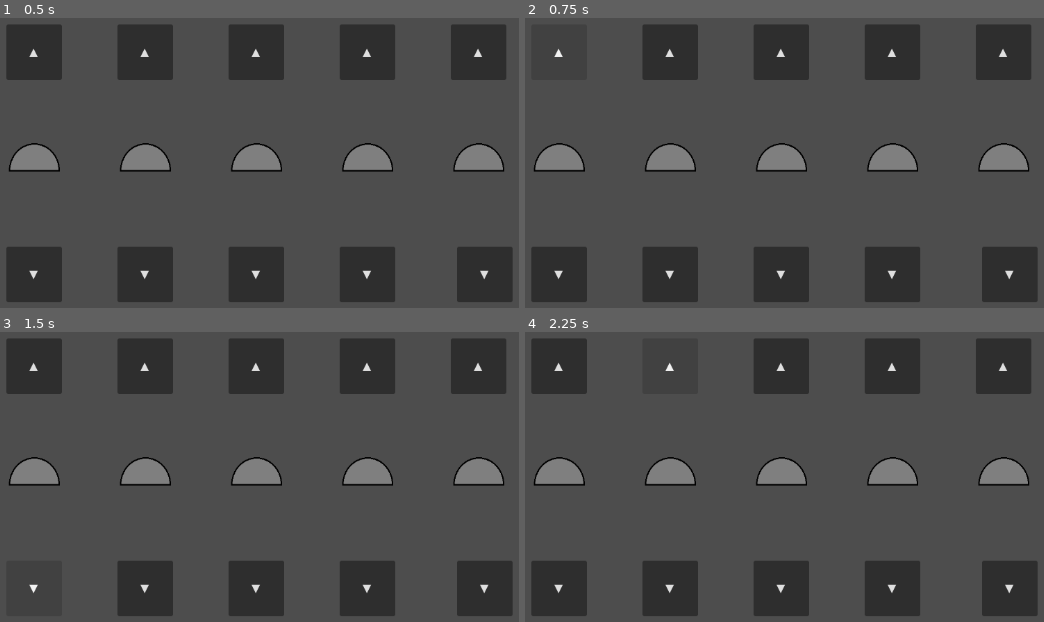
Above: before the commit, frames 1-4 (two rows, left to right).
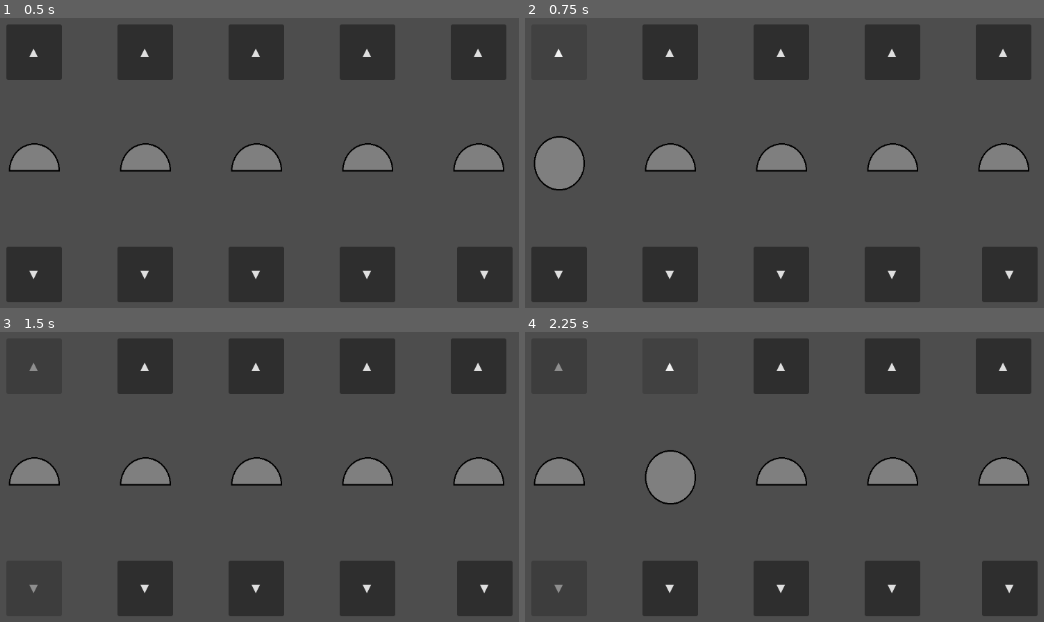
Above: after the commit, the same moments.

Repository: DepressoExpressoBoi/Godot-Wild-Jam-Signal
Game: Godot game, scene res://scenes/puzzle_scenes/puzzle_slot_game.tscn
The game is run twice, just before and just after one commit, with the same random seed, the same clock (stepped at 60 frames per second) and the same inputs. This scene is started directly instead of the project's main scene.
Inputs:
- Up to frame 1 (0.5 s): no input
- Up to frame 2 (0.75 s): click "▲" at 0.5 s
- Up to frame 3 (1.5 s): click "▼" at 1.25 s
- Up to frame 4 (2.25 s): click "▲" at 2 s

Frame 1 is identical in both runs. In frame 2, 0.8% of the frame differs, in the area x 1-12%, y 40-60%; in frame 3, less than 0.1%; in frame 4, 0.9%, in the area x 5-33%, y 10-90%.

Commit message:
connected slot game with on pushed

Diff:
--- a/scenes/puzzle_scenes/puzzle_slot_game.tscn
+++ b/scenes/puzzle_scenes/puzzle_slot_game.tscn
@@ -195,28 +195,18 @@
 offset_right = 934.0
 offset_bottom = 500.0
 
-[connection signal="button_down" from="upButton1" to="." method="_on_up_button_1_button_down"]
-[connection signal="button_up" from="upButton1" to="." method="_on_up_button_1_button_up"]
+[connection signal="pressed" from="upButton1" to="." method="_on_up_button_1_pressed"]
 [connection signal="frame_changed" from="AnimatedSprite2D" to="." method="_on_animated_sprite_2d_frame_changed"]
-[connection signal="button_down" from="downButton1" to="." method="_on_down_button_1_button_down"]
-[connection signal="button_up" from="downButton1" to="." method="_on_down_button_1_button_up"]
-[connection signal="button_down" from="upButton2" to="." method="_on_up_button_2_button_down"]
-[connection signal="button_up" from="upButton2" to="." method="_on_up_button_2_button_up"]
+[connection signal="pressed" from="downButton1" to="." method="_on_down_button_1_pressed"]
+[connection signal="pressed" from="upButton2" to="." method="_on_up_button_2_pressed"]
 [connection signal="frame_changed" from="AnimatedSprite2D2" to="." method="_on_animated_sprite_2d_2_frame_changed"]
-[connection signal="button_down" from="downButton2" to="." method="_on_down_button_2_button_down"]
-[connection signal="button_up" from="downButton2" to="." method="_on_down_button_2_button_up"]
-[connection signal="button_down" from="upButton3" to="." method="_on_up_button_3_button_down"]
-[connection signal="button_up" from="upButton3" to="." method="_on_up_button_3_button_up"]
+[connection signal="pressed" from="downButton2" to="." method="_on_down_button_2_pressed"]
+[connection signal="pressed" from="upButton3" to="." method="_on_up_button_3_pressed"]
 [connection signal="frame_changed" from="AnimatedSprite2D3" to="." method="_on_animated_sprite_2d_3_frame_changed"]
-[connection signal="button_down" from="downButton3" to="." method="_on_down_button_3_button_down"]
-[connection signal="button_up" from="downButton3" to="." method="_on_down_button_3_button_up"]
-[connection signal="button_down" from="upButton4" to="." method="_on_up_button_4_button_down"]
-[connection signal="button_up" from="upButton4" to="." method="_on_up_button_4_button_up"]
+[connection signal="pressed" from="downButton3" to="." method="_on_down_button_3_pressed"]
+[connection signal="pressed" from="upButton4" to="." method="_on_up_button_4_pressed"]
 [connection signal="frame_changed" from="AnimatedSprite2D4" to="." method="_on_animated_sprite_2d_4_frame_changed"]
-[connection signal="button_down" from="downButton4" to="." method="_on_down_button_4_button_down"]
-[connection signal="button_up" from="downButton4" to="." method="_on_down_button_4_button_up"]
-[connection signal="button_down" from="upButton5" to="." method="_on_up_button_5_button_down"]
-[connection signal="button_up" from="upButton5" to="." method="_on_up_button_5_button_up"]
+[connection signal="pressed" from="downButton4" to="." method="_on_down_button_4_pressed"]
+[connection signal="pressed" from="upButton5" to="." method="_on_up_button_5_pressed"]
 [connection signal="frame_changed" from="AnimatedSprite2D5" to="." method="_on_animated_sprite_2d_5_frame_changed"]
-[connection signal="button_down" from="downButton5" to="." method="_on_down_button_5_button_down"]
-[connection signal="button_up" from="downButton5" to="." method="_on_down_button_5_button_up"]
+[connection signal="pressed" from="downButton5" to="." method="_on_down_button_5_pressed"]
--- a/scripts/puzzle_scripts/puzzle_slot_game.gd
+++ b/scripts/puzzle_scripts/puzzle_slot_game.gd
@@ -249,3 +249,88 @@
 			$upButton5.disabled = true
 			$downButton5.disabled = true
 	print(" slot 5 on frame ", $AnimatedSprite2D5.frame)
+
+
+
+var changeNumber1 = 0
+var changeNumber2 = 0
+var changeNumber3 = 0
+var changeNumber4 = 0
+var changeNumber5 = 0
+
+func _on_up_button_1_pressed() -> void:
+	if changeNumber1 <= 9:
+		changeNumber1 += 1
+	else:
+		changeNumber1 = 0
+	$AnimatedSprite2D.frame = changeNumber1
+
+
+func _on_down_button_1_pressed() -> void:
+	if changeNumber1 >= 0:
+		changeNumber1 -= 1
+	else:
+		changeNumber1 = 9
+	$AnimatedSprite2D.frame = changeNumber1
+
+func _on_up_button_2_pressed() -> void:
+	if changeNumber2 <= 9:
+		changeNumber2 += 1
+	else:
+		changeNumber2 = 0
+	$AnimatedSprite2D2.frame = changeNumber2
+
+
+func _on_down_button_2_pressed() -> void:
+	if changeNumber2 >= 0:
+		changeNumber2 -= 1
+	else:
+		changeNumber2 = 9
+	$AnimatedSprite2D2.frame = changeNumber2
+
+
+func _on_up_button_3_pressed() -> void:
+	if changeNumber3 <= 9:
+		changeNumber3 += 1
+	else:
+		changeNumber3 = 0
+	$AnimatedSprite2D3.frame = changeNumber3
+
+
+func _on_down_button_3_pressed() -> void:
+	if changeNumber3 >= 0:
+		changeNumber3 -= 1
+	else:
+		changeNumber3 = 9
+	$AnimatedSprite2D3.frame = changeNumber3
+
+
+func _on_up_button_4_pressed() -> void:
+	if changeNumber4 <= 9:
+		changeNumber4 += 1
+	else:
+		changeNumber4 = 0
+	$AnimatedSprite2D4.frame = changeNumber4
+
+
+func _on_down_button_4_pressed() -> void:
+	if changeNumber4 >= 0:
+		changeNumber4 -= 1
+	else:
+		changeNumber4 = 9
+	$AnimatedSprite2D4.frame = changeNumber4
+
+
+func _on_up_button_5_pressed() -> void:
+	if changeNumber5 <= 9:
+		changeNumber5 += 1
+	else:
+		changeNumber5 = 0
+	$AnimatedSprite2D5.frame = changeNumber5
+
+func _on_down_button_5_pressed() -> void:
+	if changeNumber5 >= 0:
+		changeNumber5 -= 1
+	else:
+		changeNumber5 = 9
+	$AnimatedSprite2D5.frame = changeNumber5
